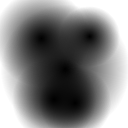
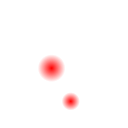
Layer changes from the first 128×128 image to the second:
pixels changed over [0, 0, 128, 128] (layer not identified)